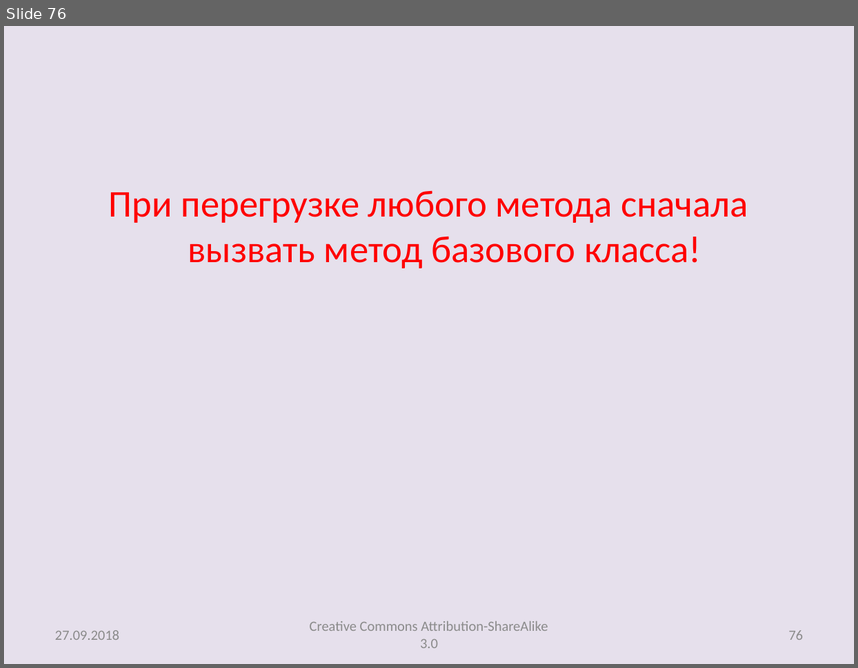
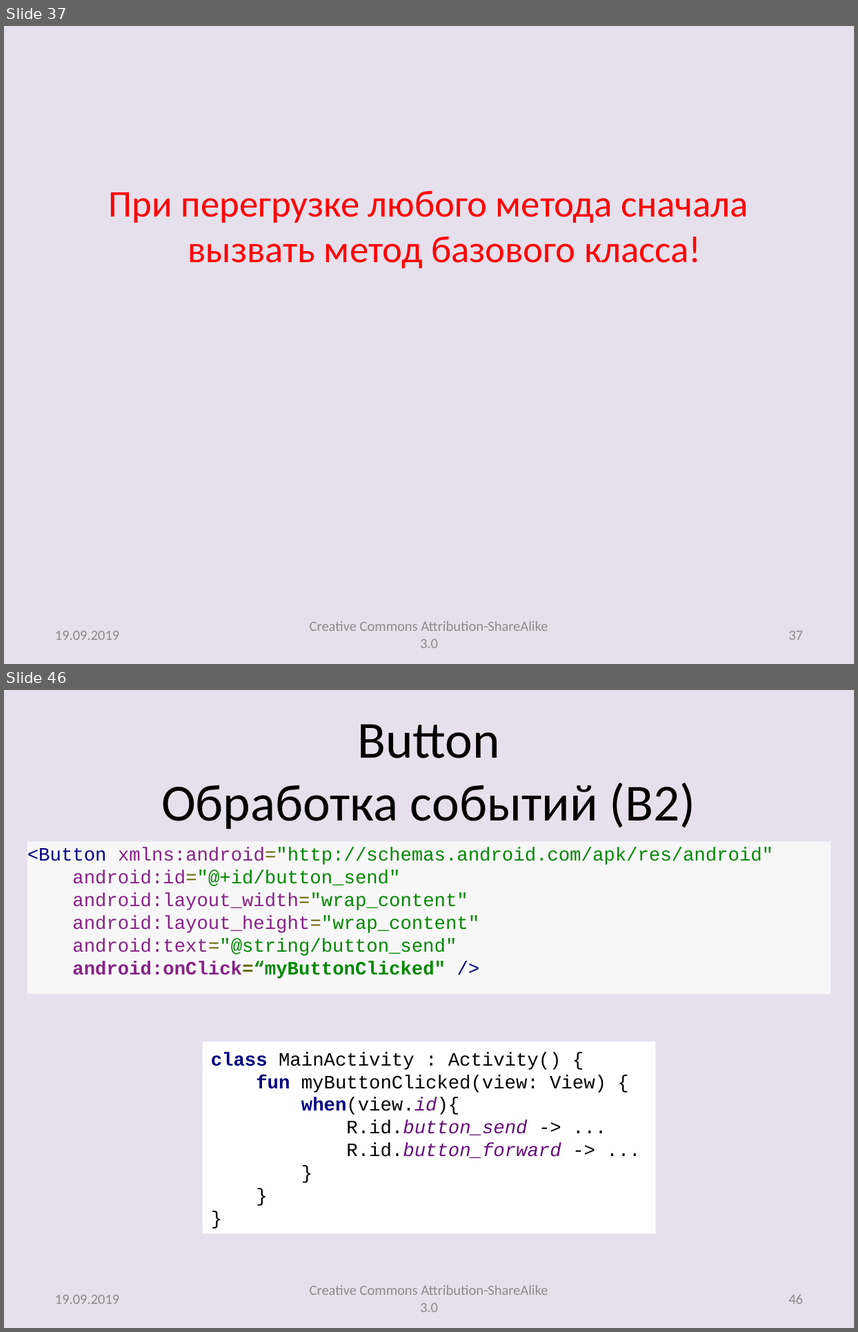
Before and after one commit to andrei-kuznetsov/android-lectures, a slide deck: lectures/Lecture003_AltRes_Activity.pptx. Shown one above the other, each under a label of ours: slide 76 before the commit, slides 37 and 46 after it; the slides between them are not shown. The pictures are 858x668 and 858x1332 pixels, drawn with LibreOffice and Linux fonts; fonts in the diff are those of the drawing. Boxes give left, top, right and bottom in pixels: in the first picture for what was removed or moved away, otherwise in the second. Text is boxed around its words. In the diff, an @@ line names an element or a change of style, - is before the commit and + after.

```diff
--- a/lectures/Lecture003_AltRes_Activity.pptx
+++ b/lectures/Lecture003_AltRes_Activity.pptx
@@ slide 46 added at [4, 690, 854, 1328], background #E6E0EC @@
@@ title added at [161, 724, 696, 829], 44 pt, text #000000 @@
+Button
+Обработка событий (В2)
@@ rectangle added at [27, 841, 831, 994], fill #F7F7F7, 16 pt, text #008800 @@
+<Button xmlns:android="http://schemas.android.com/apk/res/android"
+android:id="@+id/button_send"
+android:layout_width="wrap_content"
+android:layout_height="wrap_content"
+android:text="@string/button_send"
+android:onClick=“myButtonClicked" />
@@ rectangle added at [202, 1041, 655, 1233], fill #FFFFFF, 16 pt, text #000000 @@
+class MainActivity : Activity() {
+fun myButtonClicked(view: View) {
+when(view.id){
+R.id.button_send -> ...
+R.id.button_forward -> ...
+}
+}
+}
@@ text added at [310, 1285, 548, 1312], 12 pt, text #8C8C8C @@
+Creative Commons Attribution-ShareAlike 3.0
@@ text added at [55, 1294, 119, 1303], 12 pt, text #8C8C8C @@
+19.09.2019
@@ page number added at [789, 1294, 803, 1303], 12 pt, text #8C8C8C @@
+46
@@ what was slide 76 is now slide 37 @@
@@ slide 37 changed as well @@
@@ text at [55, 630, 119, 639]: text changed @@
-27.09.2018
+19.09.2019
@@ page number at [789, 630, 803, 639]: text changed @@
-76
+37
```
Also in this commit, not shown: 76 other slides changed, 16 other slides added, 2 other files.
